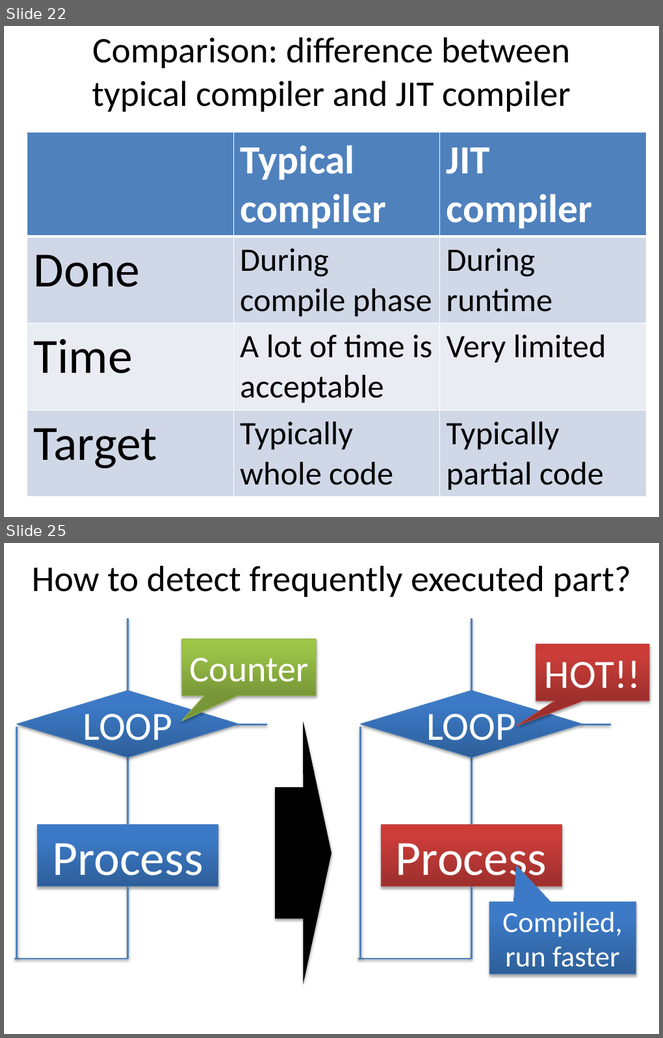
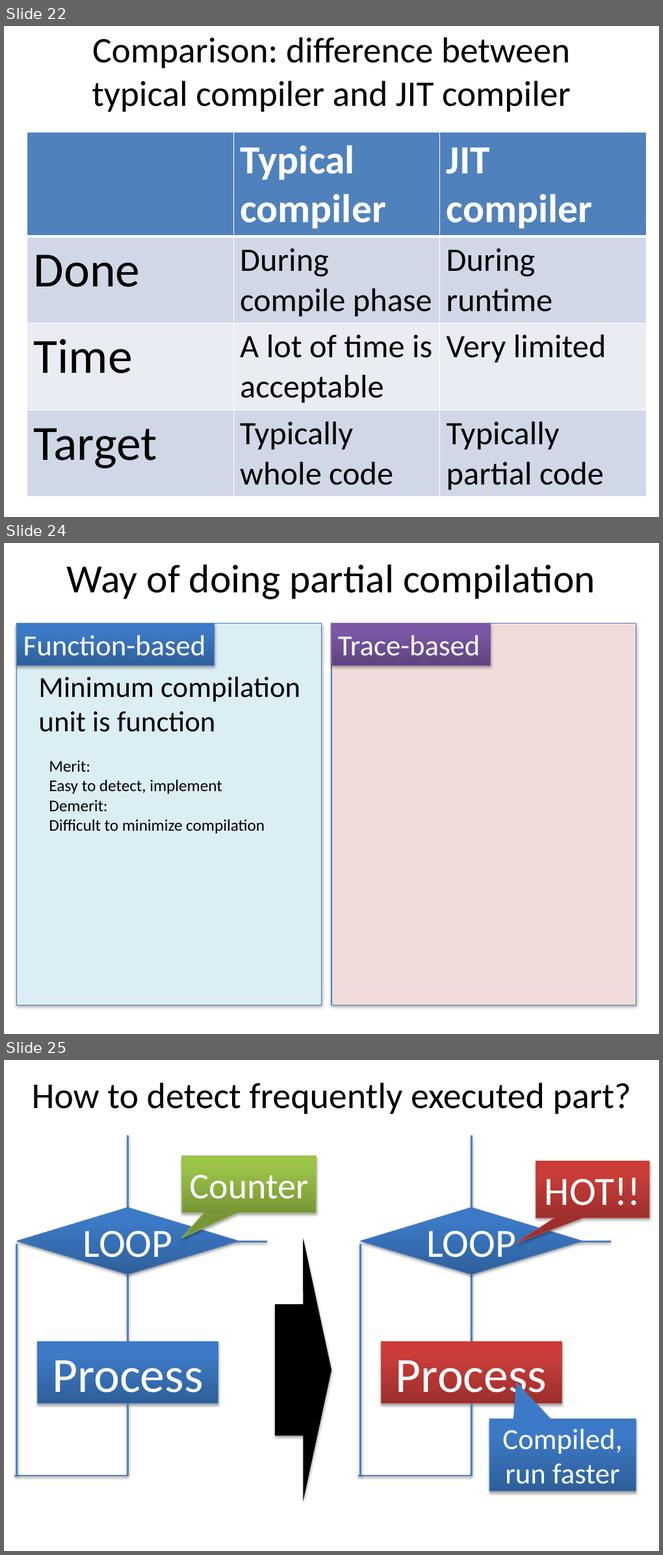
Before and after one commit to ryotaro/pyconjp2012slide, a slide deck: master/Fundamental Technologies Used in PyPy JIT Compiler.pptx. Shown one above the other, each under a label of ours: slides 22 and 25 before the commit, slides 22, 24 and 25 after it; the slides between them are not shown. The pictures are 663x1038 and 663x1555 pixels, drawn with LibreOffice and Linux fonts; fonts in the diff are those of the drawing. Boxes give left, top, right and bottom in pixels: in the first picture for what was removed or moved away, otherwise in the second. Text is boxed around its words. In the diff, an @@ line names an element or a change of style, - is before the commit and + after.

Commit message:
Writing way of doing partial compilation

```diff
--- a/master/Fundamental Technologies Used in PyPy JIT Compiler.pptx
+++ b/master/Fundamental Technologies Used in PyPy JIT Compiler.pptx
@@ slide 24 added at bbox=[4, 543, 659, 1034], background #FFFFFF @@
@@ title added at bbox=[67, 564, 596, 600], 44 pt, text #000000 @@
+Way of doing partial compilation
@@ rectangle added at bbox=[17, 624, 322, 1006], fill #DBEEF4, outline #4B7EBC 0.75 pt @@
@@ rectangle added at bbox=[17, 624, 215, 665], fill gradient #2F5F99 to #3D7CC7 to #3A7CCB, outline #4B7EBC 0.75 pt, 32 pt, text #FFFFFF @@
+Function-based
@@ rectangle added at bbox=[332, 624, 636, 1006], fill #F2DCDB, outline #4B7EBC 0.75 pt @@
@@ rectangle added at bbox=[332, 624, 491, 665], fill gradient #5F4480 to #7B58A6 to #7C57A8, outline #7D60A0 0.75 pt, 32 pt, text #FFFFFF @@
+Trace-based
@@ text added at bbox=[38, 677, 300, 732], 32 pt, text #000000 @@
+Minimum compilation
+unit is function
@@ text added at bbox=[49, 760, 265, 834], 18 pt, text #000000 @@
+Merit:
+Easy to detect, implement
+Demerit:
+Difficult to minimize compilation
```
Also in this commit, not shown: 1 slide changed, 1 slide removed.
